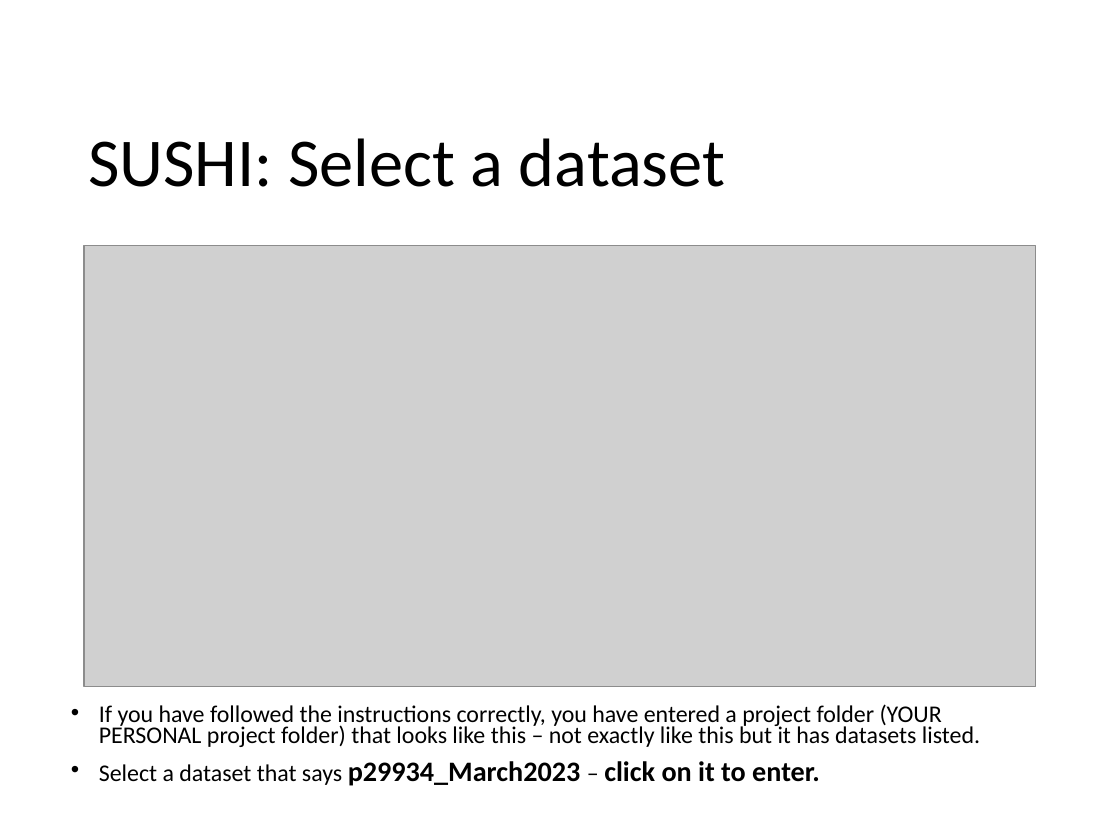
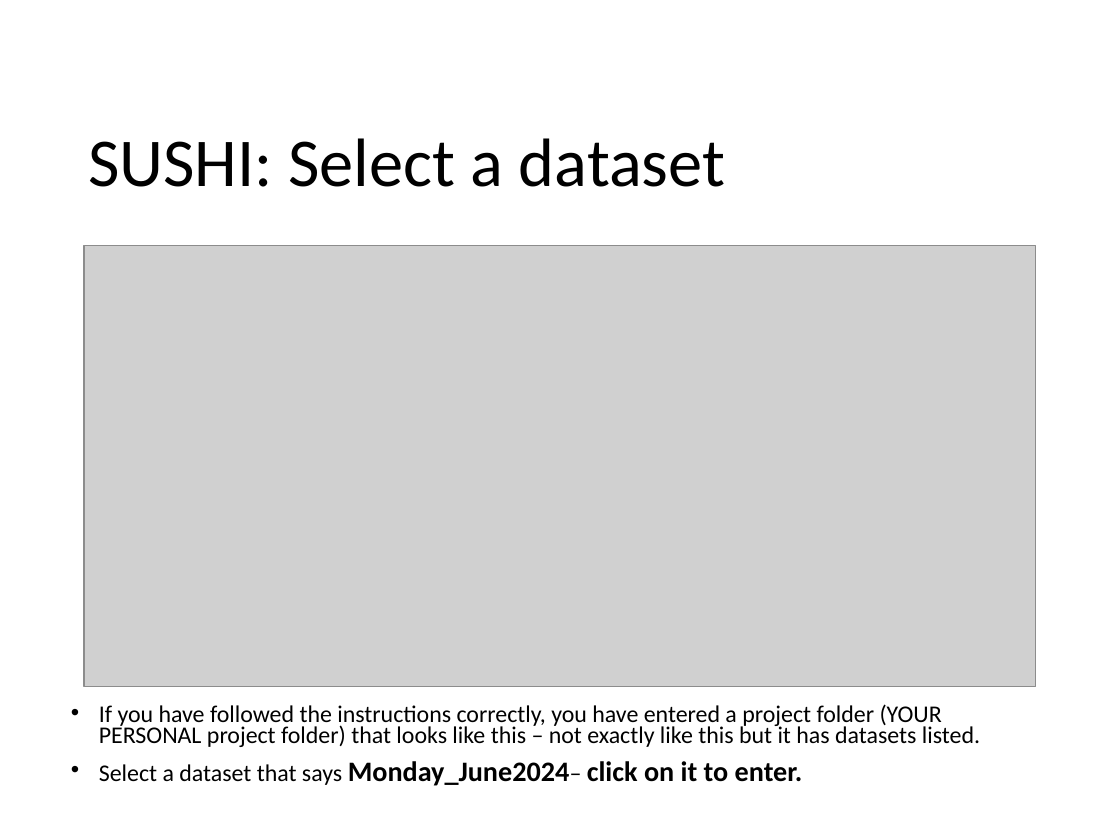
Before and after one commit to zajacn/metagenomics_course_FGCZ, a slide deck: slide 3 of instructions/FastQC.pptx (slide 2 before the commit). Drawn at 1120x840 pixels with LibreOffice and Linux fonts; fonts in the diff are those of the drawing; grey boxes stand for pictures; background and template pictures are left out. Boxes give left, top, right and bottom in pixels: in the first picture for what was removed or moved away, otherwise in the second. Text is boxed around its words. In the diff, an @@ line names an element or a change of style, - is before the commit and + after.

```diff
--- a/instructions/FastQC.pptx
+++ b/instructions/FastQC.pptx
@@ text at <box>99,761,803,786</box>: text changed @@
-• Select a dataset that says p29934_March2023 – click on it to enter.
+• Select a dataset that says Monday_June2024– click on it to enter.
```
Also in this commit, not shown: 1 slide added, 13 other files.
